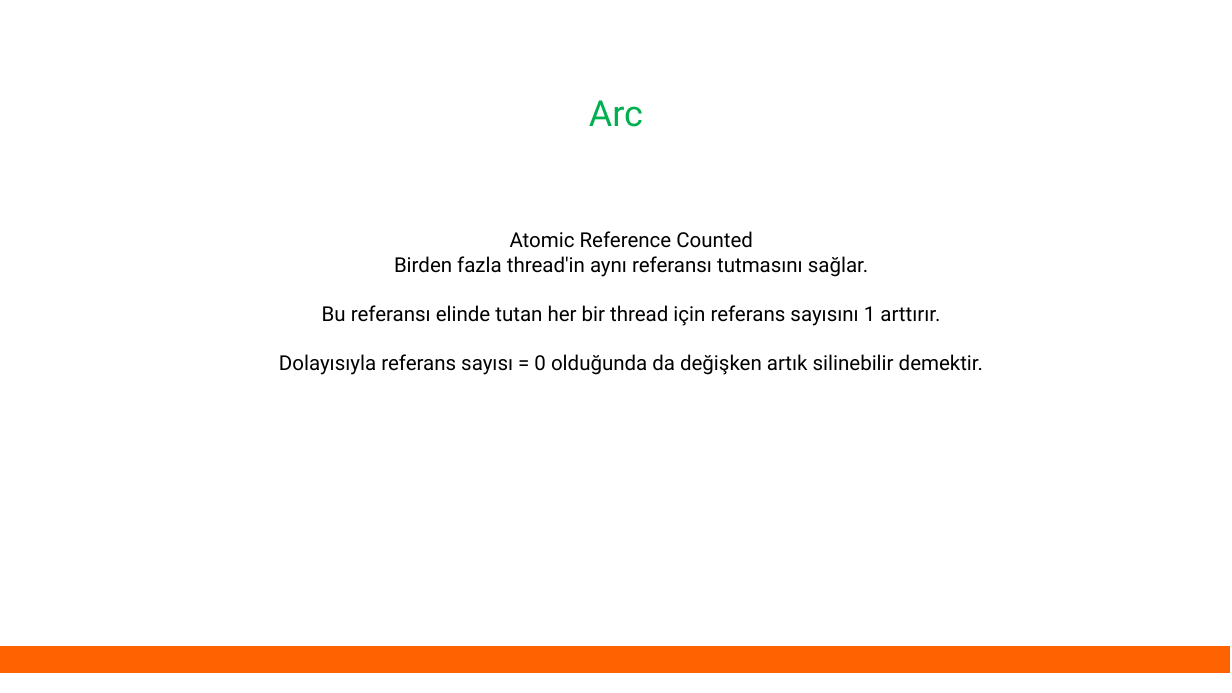
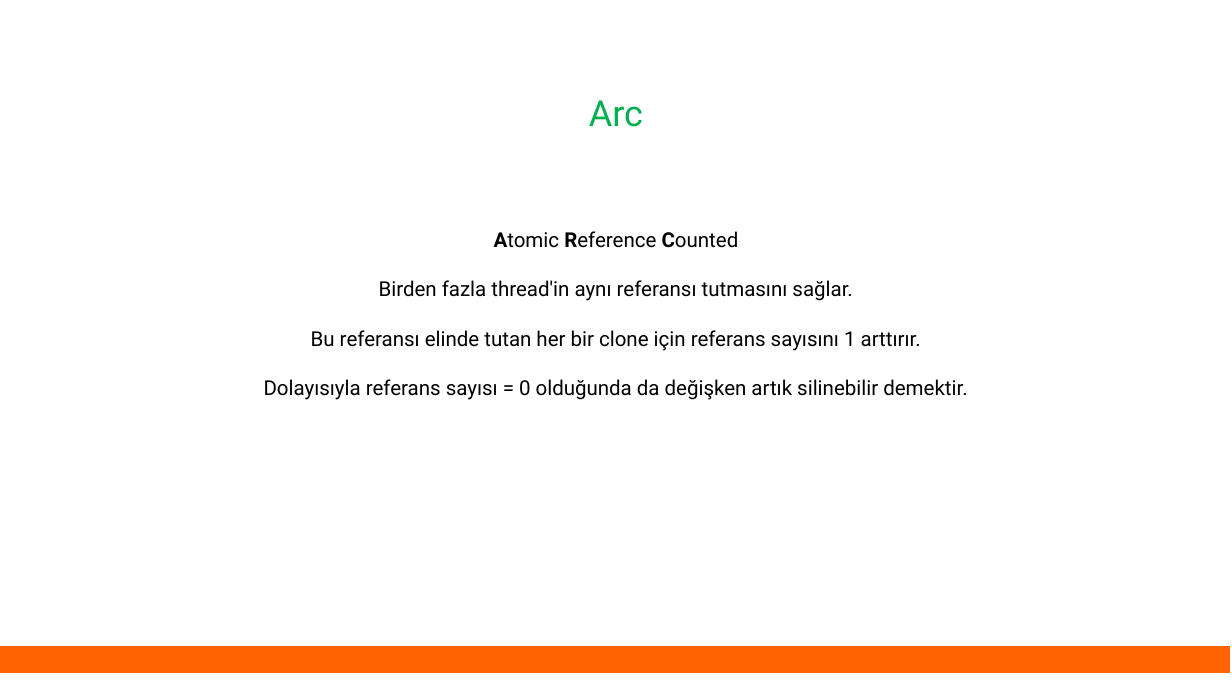
Before and after one commit to eminfedar/rust-tr-ders-slaytlari, a slide deck: slide 14 of rust_egitim_5_threads.odp (slide 11 before the commit). Drawn at 1232x693 pixels with LibreOffice and Linux fonts; fonts in the diff are those of the drawing. Boxes give left, top, right and bottom in pixels: in the first picture for what was removed or moved away, otherwise in the second. Text is boxed around its words. In the diff, an @@ line names an element or a change of style, - is before the commit and + after.

```diff
--- a/rust_egitim_5_threads.odp
+++ b/rust_egitim_5_threads.odp
@@ text at [264, 231, 967, 400]: bold on in "Atomic Reference Counted" @@
@@ text at [311, 330, 921, 351]: text changed @@
-Bu referansı elinde tutan her bir thread için referans sayısını 1 arttırır.
+Bu referansı elinde tutan her bir clone için referans sayısını 1 arttırır.
```
Also in this commit, not shown: 19 other slides changed, 4 slides added, 1 slide removed, 3 other files.
